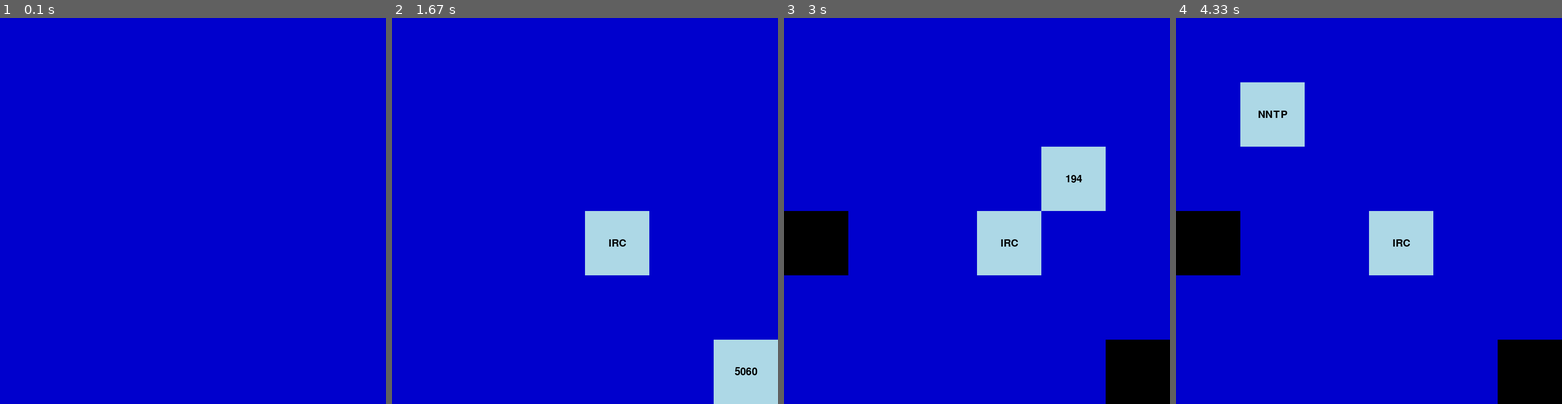
Above: before the commit, frames 1-4 (left to right).
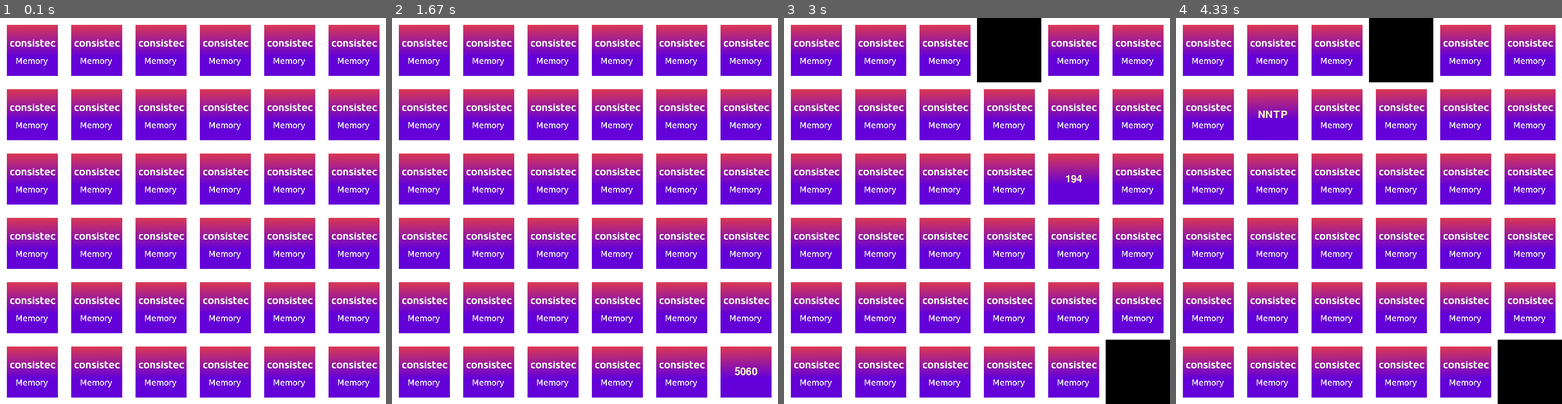
Above: after the commit, the same moments.

Repository: sandromund/pygame_memory
Game: pygame game, started from main.py
Two runs of this game, one before a commit and one after it. Both use one fixed random seed, a clock stepped at 60 frames per second and the inputs below.
Inputs (mouse positions are in pixels of both pictures, inside the frame that each line leads up to):
- Up to frame 1 (0.1 s): no input
- Up to frame 2 (1.67 s): click (585, 211) at 0.38 s; click (588, 238) at 0.72 s; click (465, 153) at 1.05 s; click (727, 346) at 1.38 s
- Up to frame 3 (3 s): click (984, 79) at 1.72 s; click (957, 311) at 2.05 s; click (965, 145) at 2.38 s; click (1054, 180) at 2.72 s
- Up to frame 4 (4.33 s): click (1504, 311) at 3.05 s; click (1507, 180) at 3.38 s; click (1450, 141) at 3.72 s; click (1257, 137) at 4.05 s

The runs differ from the first frame. In frame 1, 100% of the frame differs, in the area x 0-100%, y 0-100%; in frame 2, 100%; in frame 3, 97%; in frame 4, 97%.

Commit message:
Added images

Diff:
--- a/config.yaml
+++ b/config.yaml
@@ -3,4 +3,5 @@
 back_color_card: !!python/tuple [ 0, 0, 205 ]
 front_color_card: !!python/tuple [ 173,216,230 ]
 board_size: 6
-tile_size : 150
+tile_size: 150
+test_color: !!python/tuple [ 255, 255, 205 ]
--- a/main.py
+++ b/main.py
@@ -1,26 +1,33 @@
+import json
+import sys
+
 import pygame
-import sys
 import yaml
-import json
 
 from src.game import Game
-from icecream import ic
 
 CONFIG_FILE = "config.yaml"
 PORTS_FILE = "ports.json"
+IMG_BACK = "assets/memory_back.png"
+IMG_FRONT = "assets/memory_front.png"
 
 with open(PORTS_FILE) as json_file:
     ports = json.load(json_file)
 
 with open(CONFIG_FILE) as f:
     config = yaml.load(f, Loader=yaml.FullLoader)
+pygame.init()
 
-pygame.init()
 window_size = int(config.get("tile_size")) * int(config.get("board_size"))
 screen = pygame.display.set_mode((window_size, window_size))
 pygame.display.set_caption(config.get("game_title"))
+img_back = pygame.image.load(IMG_BACK).convert()
+img_front = pygame.image.load(IMG_FRONT).convert()
+size = (config.get("tile_size"), config.get("tile_size"))
+img_back = pygame.transform.scale(img_back, size)
+img_front = pygame.transform.scale(img_front, size)
 
-game = Game(ports=ports, config=config)
+game = Game(ports=ports, config=config, img_front=img_front, img_back=img_back)
 
 running = True
 while running:
--- a/src/game.py
+++ b/src/game.py
@@ -1,20 +1,21 @@
-import random
-from typing import List
-
 import numpy as np
 import pygame
-from icecream import ic
 
 
 class Game:
 
-    def __init__(self, ports: dict, config: dict):
+    def __init__(self, ports: dict, config: dict,
+                 img_back,
+                 img_front):
         self.config = config
         self.board_size = config.get("board_size")
         self.card_back = config.get("back_color_card")
         self.card_front = config.get("front_color_card")
         self.tile_size = config.get("tile_size")
+        self.text_color = config.get("test_color")
         self.n_cards = self.board_size ** 2
+        self.img_back = img_back
+        self.img_front = img_front
 
         self.port_to_protocol = ports
         self.protocol_to_port = {v: k for k, v in ports.items()}
@@ -68,14 +69,13 @@
                              rect=card_rect)
             font = pygame.font.Font(None, 36)
             tile_value = str(self.index_mapper.get(self.board[i][j]))
-            text = font.render(tile_value, True, (0, 0, 0))
+            text = font.render(tile_value, True, self.text_color)
             text_rect = text.get_rect(center=(j * self.tile_size + self.tile_size // 2,
                                               i * self.tile_size + self.tile_size // 2))
+            surface.blit(self.img_front, card_rect)
             surface.blit(text, text_rect)
         else:
-            pygame.draw.rect(surface=surface,
-                             color=self.card_back,
-                             rect=card_rect)
+            surface.blit(self.img_back, card_rect)
 
     def filp_card(self, screen_position):
         x, y = screen_position
@@ -83,6 +83,8 @@
         y_new = int(y // self.tile_size)
         x_new = min(max(0, x_new), self.tile_size)
         y_new = min(max(0, y_new), self.tile_size)
+        if self.flipped[y_new][x_new]:
+            return
         self.flipped[y_new][x_new] = not self.flipped[y_new][x_new]
         card = None
         card_position = (x_new, y_new)
@@ -106,8 +108,8 @@
                 is_pair_result = self.is_pair(card_1=self.first_card_value,
                                               card_2=self.second_card_value)
                 if is_pair_result:
-                    self.solved[self.first_card_position[0], self.first_card_position[1]] = True
-                    self.solved[self.second_card_position[0], self.second_card_position[1]] = True
+                    self.solved[self.first_card_position[1], self.first_card_position[0]] = True
+                    self.solved[self.second_card_position[1], self.second_card_position[0]] = True
 
     def is_pair(self, card_1, card_2):
         return self.mapper.get(card_1) == card_2
Binary file added: assets/memory_back.png
Binary file added: assets/memory_front.png
